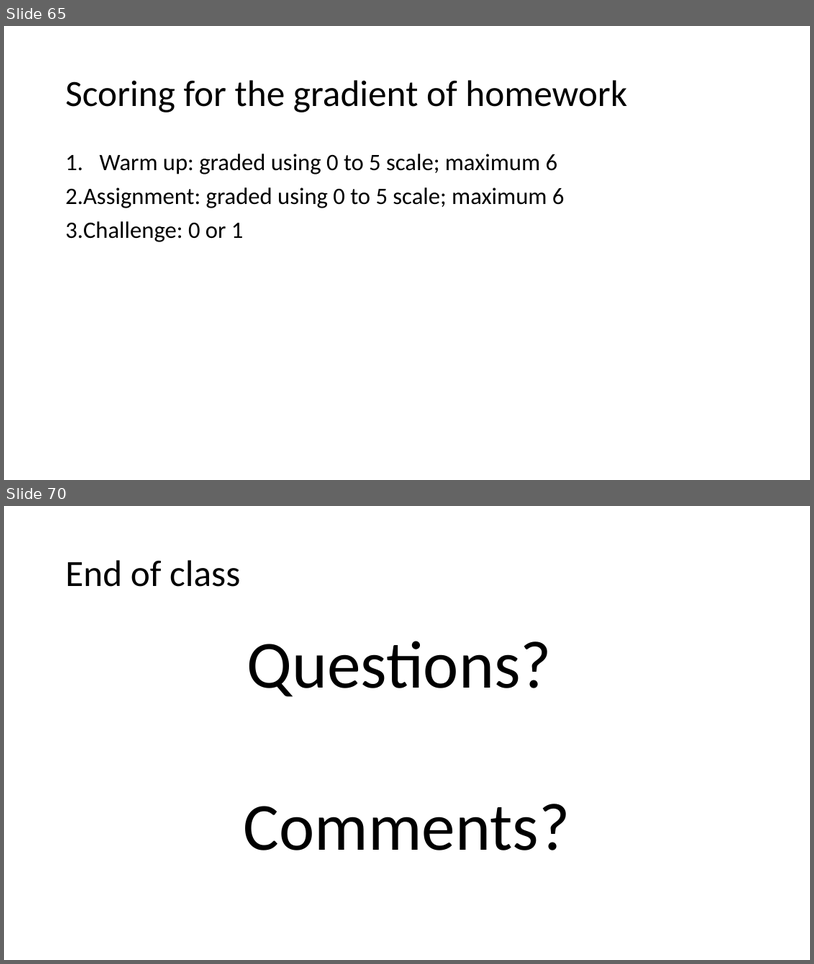
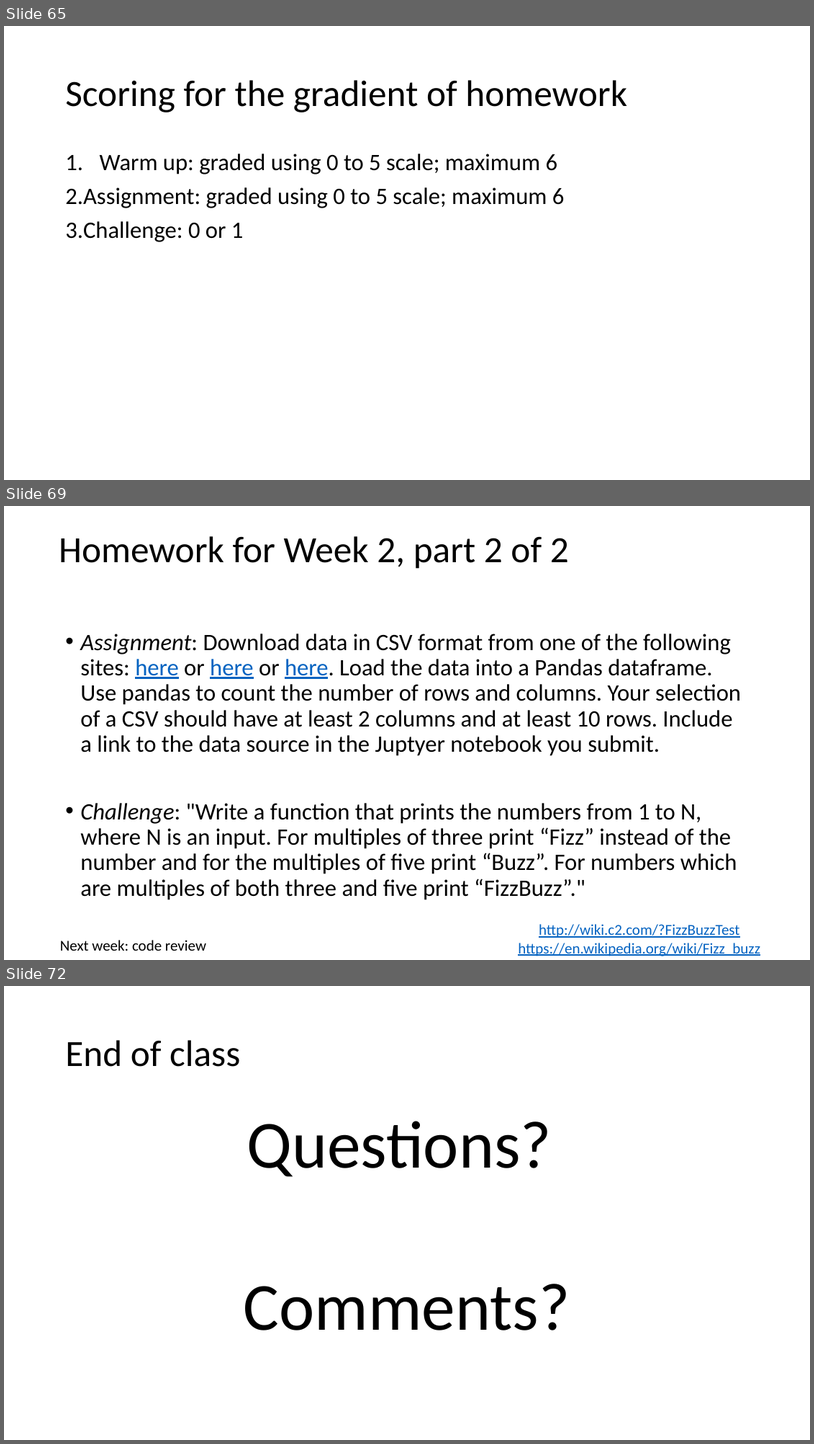
Before and after one commit to umbcdata601/fall2018, a slide deck: lecture_notes/class_notes_2_python.pptx. Shown one above the other, each under a label of ours: slides 65 and 70 before the commit, slides 65, 69 and 72 after it; the slides between them are not shown. The pictures are 814x964 and 814x1444 pixels, drawn with LibreOffice and Linux fonts; fonts in the diff are those of the drawing. Boxes give left, top, right and bottom in pixels: in the first picture for what was removed or moved away, otherwise in the second. Text is boxed around its words. In the diff, an @@ line names an element or a change of style, - is before the commit and + after.

Commit message:
after week 2

```diff
--- a/lecture_notes/class_notes_2_python.pptx
+++ b/lecture_notes/class_notes_2_python.pptx
@@ slide 69 added at [4,506,810,960], background #FFFFFF @@
@@ title added at [59,536,569,569], 44 pt, text #000000 @@
+Homework for Week 2, part 2 of 2
@@ text added at [80,633,741,900], 28 pt, text #000000 @@
+• Assignment: Download data in CSV format from one of the following sites: here or here or here. Load the data into a Pandas dataframe. Use pandas to count the number of rows and columns. Your selection of a CSV should have at least 2 columns and at least 10 rows. Include a link to the data source in the Juptyer notebook you submit.
+• Challenge: "Write a function that prints the numbers from 1 to N, where N is an input. For multiples of three print “Fizz” instead of the number and for the multiples of five print “Buzz”. For numbers which are multiples of both three and five print “FizzBuzz”."
@@ text added at [518,924,761,956], 18 pt, text #0563C1, underline @@
+http://wiki.c2.com/?FizzBuzzTest
+https://en.wikipedia.org/wiki/Fizz_buzz
+https://www.hackerrank.com/challenges/fizzbuzz/problem
@@ text added at [60,939,206,950], 18 pt, text #000000 @@
+Next week: code review
@@ what was slide 70 is now slide 72 @@
```
Also in this commit, not shown: 8 slides changed, 1 other slide added, 4 other files.
